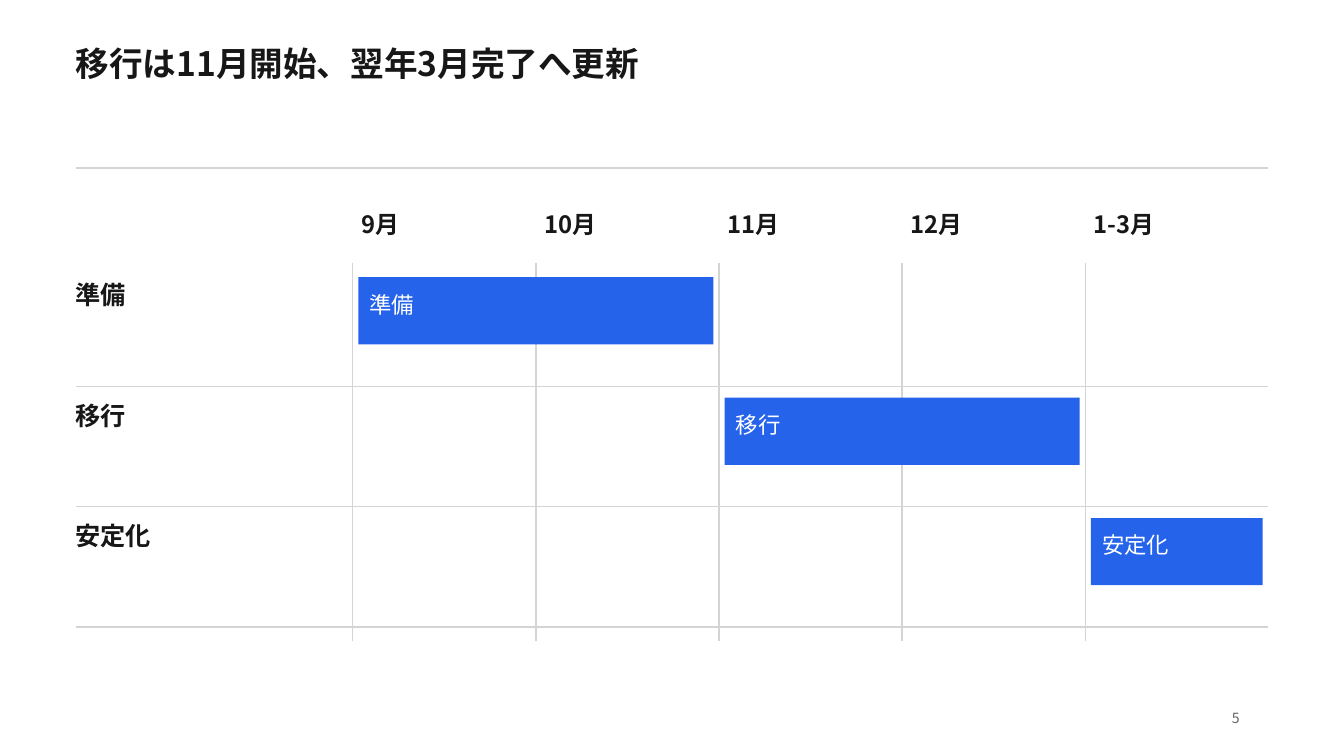
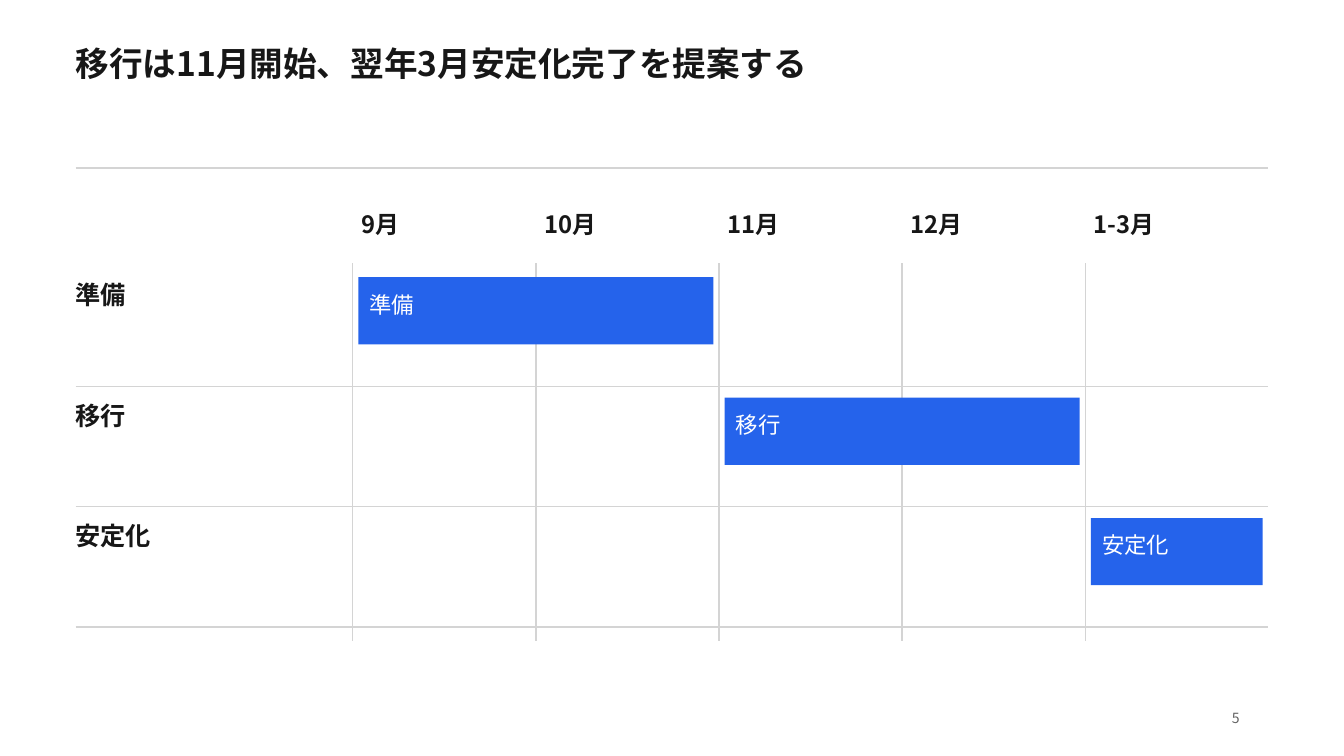
Before and after one commit to Skyjoy0512/Memora-iOS, a slide deck: slide 5 of docs/presentation-integration/scenarios/C/C.pptx. Drawn at 1344x756 pixels with LibreOffice and Linux fonts; fonts in the diff are those of the drawing. Boxes give left, top, right and bottom in pixels: in the first picture for what was removed or moved away, otherwise in the second. Text is boxed around its words. In the diff, an @@ line names an element or a change of style, - is before the commit and + after.

```diff
--- a/docs/presentation-integration/scenarios/C/C.pptx
+++ b/docs/presentation-integration/scenarios/C/C.pptx
@@ text at (x1=76, y1=47, x2=807, y2=79): text changed @@
-移行は11月開始、翌年3月完了へ更新
+移行は11月開始、翌年3月安定化完了を提案する
```
Also in this commit, not shown: 3 other slides changed, 47 other files.
